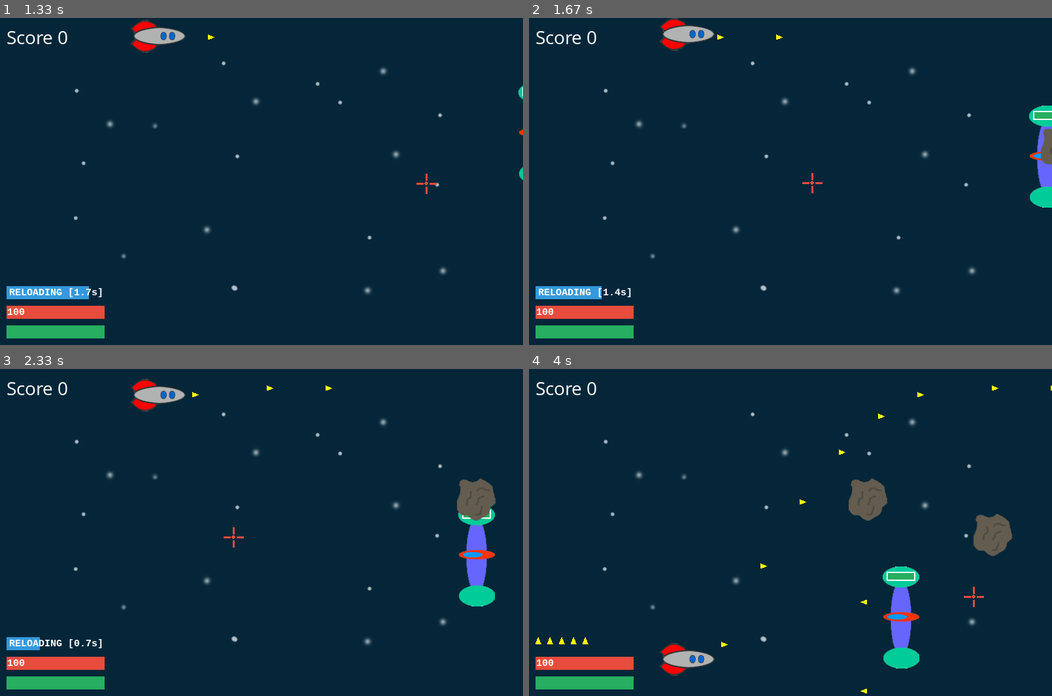
Above: before the commit, frames 1-4 (two rows, left to right).
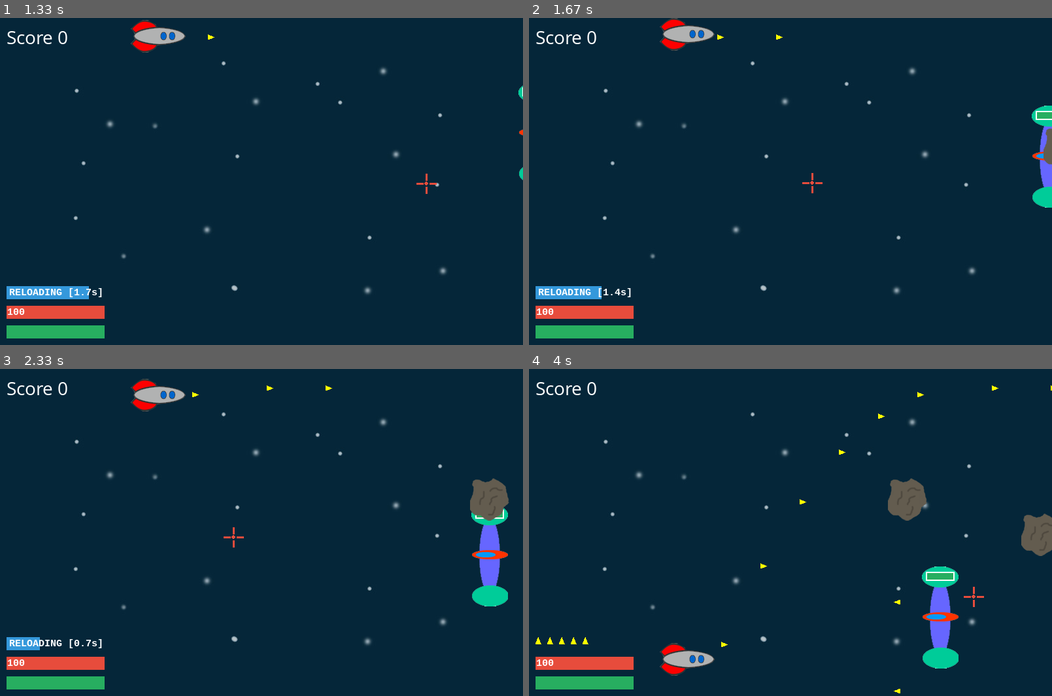
Above: after the commit, the same moments.

Repository: EdwGx/Asteroid-Pygame
Game: pygame game, started from Main.py
Two runs of this game, one before a commit and one after it. Both use one fixed random seed, a clock stepped at 60 frames per second and the inputs below.
Inputs (mouse positions are in pixels of both pictures, inside the frame that each line leads up to):
- Up to frame 1 (1.33 s): click "Single Player" at 0.38 s; press the mouse at (141, 184) at 0.7 s; move the mouse to (266, 204) at 0.8 s; release the mouse at (387, 227) at 0.93 s; hold R from 1 s (still down); tap Space at 1.07 s; click (428, 184) at 1.08 s
- Up to frame 2 (1.67 s): tap Space at 1.37, 1.57 s; release R at 1.47 s; hold Q from 1.5 s (still down); click (811, 181) at 1.58 s
- Up to frame 3 (2.33 s): tap Space at 1.87 s; release Q at 1.97 s; press the mouse at (141, 535) at 2.03 s; move the mouse to (188, 535) at 2.13 s; release the mouse at (235, 535) at 2.27 s
- Up to frame 4 (4 s): press the mouse at (670, 535) at 2.37 s; move the mouse to (706, 512) at 2.47 s; release the mouse at (738, 493) at 2.6 s; press the mouse at (670, 535) at 2.7 s; move the mouse to (790, 493) at 2.8 s; release the mouse at (910, 454) at 2.93 s; press the mouse at (670, 535) at 3.03 s; move the mouse to (727, 516) at 3.13 s; release the mouse at (785, 496) at 3.27 s; press the mouse at (670, 535) at 3.37 s; move the mouse to (685, 503) at 3.47 s; release the mouse at (706, 470) at 3.6 s; press the mouse at (670, 535) at 3.7 s; move the mouse to (821, 565) at 3.8 s; release the mouse at (973, 597) at 3.93 s

Frame 1 is identical in both runs. In frame 2, 0.3% of the frame differs, in the area x 95-100%, y 26-58%; in frame 3, 2.2%; in frame 4, 5.7%, in the area x 61-100%, y 33-100%.

Commit message:
Fixed menu bug

Diff:
--- a/Main.py
+++ b/Main.py
@@ -8,7 +8,6 @@
 import menu
 import end
 import credit
-
 
 class bullet_bar (object):
     def __init__(self,x=10,y=410):
@@ -220,10 +219,10 @@
     moveY = False
 
 def reinit_player(number):
+    global player1,player2,player1_move,player2_move,bullet_bar1,bullet_bar2,health_bar1,health_bar2,missile_controller
     if number == 1:
-        global player,bullet_bar,health_bar,missile_controller
-        bullet_bar.reinit()
-        health_bar.reinit()
+        bullet_bar1.reinit()
+        health_bar1.reinit()
         missile_controller.reinit()
 
         player = MagBall.PlayerBall(200,-100)
@@ -231,8 +230,6 @@
         player.startFall()
 
     elif number == 2:
-        global player1,player2,player1_move,player2_move,bullet_bar1,bullet_bar2
-        global health_bar1,health_bar2
         bullet_bar1.reinit()
         bullet_bar2.reinit()
         health_bar1.reinit()
@@ -246,10 +243,10 @@
         player2_move = 0
 
 def init_player(number):
+    global player,player1,player2,player1_move,player2_move,bullet_bar1,bullet_bar2,health_bar1,health_bar2,missile_controller
     if number == 1:
-        global player,bullet_bar,health_bar,missile_controller
-        bullet_bar = bullet_bar()
-        health_bar = health_bar()
+        bullet_bar1 = bullet_bar(10)
+        health_bar1 = health_bar(10)
         missile_controller = missile_controller()
 
         player = MagBall.PlayerBall(200,-100)
@@ -257,11 +254,9 @@
         player.startFall()
 
     elif number == 2:
-        global player1,player2,player1_move,player2_move,bullet_bar1,bullet_bar2
-        global health_bar1,health_bar2
-        bullet_bar1 = bullet_bar()
+        bullet_bar1 = bullet_bar(10)
         bullet_bar2 = bullet_bar(640)
-        health_bar1 = health_bar()
+        health_bar1 = health_bar(10)
         health_bar2 = health_bar(640)
 
         player1 = MagBall.PlayerBall(170,200)
@@ -285,6 +280,8 @@
 
 pygame.mouse.set_visible(True)
 #Def varibles
+
+
 sizeX = 800
 sizeY = 500
 jumPower = 1
@@ -308,7 +305,8 @@
 
 moveY = False
 done = False
-
+is_init_1 = True
+is_init_2 = True
 
 clock = pygame.time.Clock()
 
@@ -318,12 +316,20 @@
         if return_number== 1:
             pygame.mouse.set_visible(False)
             init_game()
-            init_player(1)
+            if is_init_1:
+                init_player(1)
+                is_init_1 = False
+            else:
+                reinit_player(1)
             scene = 2
         elif return_number== 2:
             pygame.mouse.set_visible(False)
             init_game()
-            init_player(2)
+            if is_init_2:
+                init_player(2)
+                is_init_2 = False
+            else:
+                reinit_player(2)
             scene = 5
         elif return_number == 3:
             scene = 4
@@ -342,10 +348,8 @@
 
                 if event.key == pygame.K_e:
                     time_run = False
-                if event.key == pygame.K_q:
-                    next_level()
                 if event.key == pygame.K_r:
-                    bullet_bar.reload_bullet()
+                    bullet_bar1.reload_bullet()
 
             if event.type == pygame.KEYUP:
                 if event.key == pygame.K_SPACE:
@@ -355,9 +359,11 @@
                     time_run = True
 
             if event.type == pygame.MOUSEBUTTONUP:
-                if bullet_bar.shoot():
+                if bullet_bar1.shoot():
                     bullet = MagBall.bullet(player.rect.centerx +40,player.rect.centery)
                     bullet.add(g_bullet,full_list)
+        if done:
+            break
 
 
         if moveY and jumPower > 0:
@@ -397,17 +403,17 @@
         coll_list = pygame.sprite.spritecollide(player,bad_list,True)
         for bad in coll_list:
             if not(bad.good):
-                alive = health_bar.hit(90)
+                alive = health_bar1.hit(90)
                 if not(alive):
                     player.losted = True
             else:
-                alive = health_bar.hit(50)
+                alive = health_bar1.hit(50)
                 if not(alive):
                     player.losted = True
 
         coll_list = pygame.sprite.spritecollide(player,b_bullet,True)
         for bad in coll_list:
-            alive = health_bar.hit(20)
+            alive = health_bar1.hit(20)
             if not(alive):
                 player.losted = True
 
@@ -489,8 +495,8 @@
         missile_list.update()
         full_list.draw(screen)
 
-        bullet_bar.draw(screen)
-        health_bar.draw(screen)
+        bullet_bar1.draw(screen)
+        health_bar1.draw(screen)
 
         jump_bar()
         draw_mouse()
@@ -532,7 +538,8 @@
                     player2_move = 0
                 if event.key == pygame.K_DOWN:
                     player2_move = 0
-
+        if done:
+            break
 
 
         mX = (pygame.mouse.get_pos())[0]
@@ -705,7 +712,7 @@
 
 
     if scene == 3:
-        event_b = end.draw(screen,score) == 1
+        event_b = end.draw(screen,score)
         if event_b == 1:
             pygame.mouse.set_visible(False)
             init_game()
